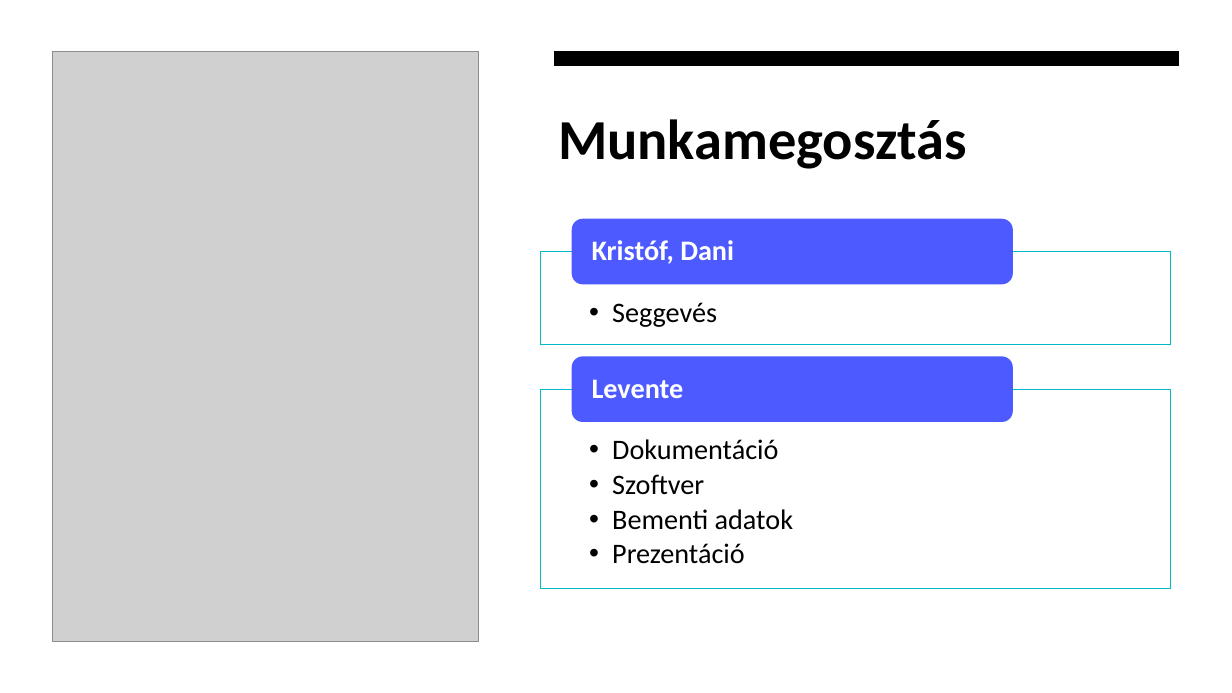
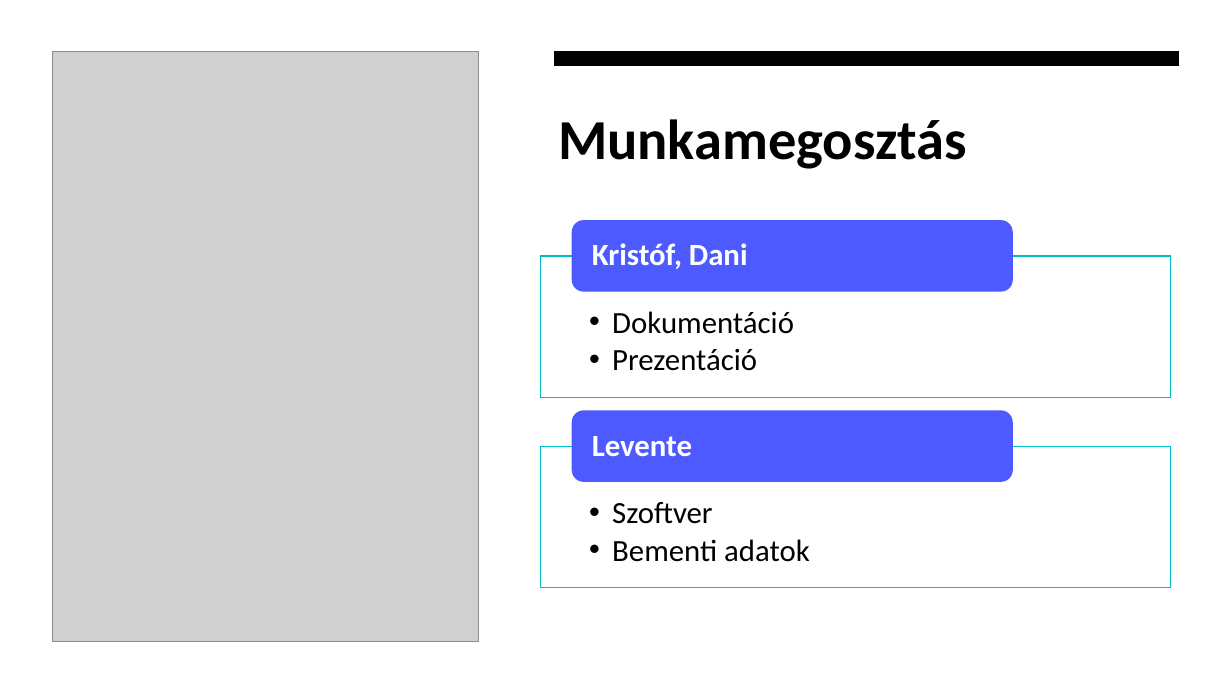
Before and after one commit to etnevelpriv/tanulosProjektMatematika, a slide deck: slide 7 of Dokumentumok/Prezentacio.pptx (slide 8 before the commit). Drawn at 1232x693 pixels with LibreOffice and Linux fonts; fonts in the diff are those of the drawing; grey boxes stand for pictures. Boxes give left, top, right and bottom in pixels: in the first picture for what was removed or moved away, otherwise in the second. Text is boxed around its words. In the diff, an @@ line names an element or a change of style, - is before the commit and + after.

```diff
--- a/Dokumentumok/Prezentacio.pptx
+++ b/Dokumentumok/Prezentacio.pptx
@@ rounded rectangle: place and size @@
-rounded rectangle at bbox=[572, 219, 1013, 285]
+rounded rectangle at bbox=[572, 220, 1013, 291]
@@ rectangle: place and size @@
-rectangle at bbox=[541, 251, 1171, 344]
+rectangle at bbox=[541, 256, 1171, 397]
@@ text removed at bbox=[612, 302, 717, 327] @@
-  • Seggevés
@@ text added at bbox=[612, 311, 794, 371], 24 pt, text #000000 @@
+  • Dokumentáció
+  • Prezentáció
@@ rounded rectangle: place and size @@
-rounded rectangle at bbox=[572, 357, 1013, 422]
+rounded rectangle at bbox=[572, 410, 1013, 482]
@@ text "Levente": place and size @@
-text "Levente" at bbox=[592, 379, 684, 398]
+text "Levente" at bbox=[592, 436, 692, 456]
@@ size 22 to 24 pt in 3 elements at bbox=[592, 243, 748, 269], bbox=[592, 436, 692, 456], bbox=[612, 502, 810, 562] @@
@@ text "Szoftver": place and size @@
-text "Szoftver" at bbox=[612, 439, 793, 564]
+text "Szoftver" at bbox=[612, 502, 810, 562]
@@ rectangle: place and size @@
-rectangle at bbox=[541, 389, 1171, 589]
+rectangle at bbox=[541, 446, 1171, 588]
@@ text at bbox=[612, 439, 778, 460]: paragraph removed @@
-  • Dokumentáció
@@ text at bbox=[612, 543, 745, 564]: paragraph removed @@
-  • Prezentáció
```
Also in this commit, not shown: 1 other slide changed, 2 slides added, 1 slide removed.
